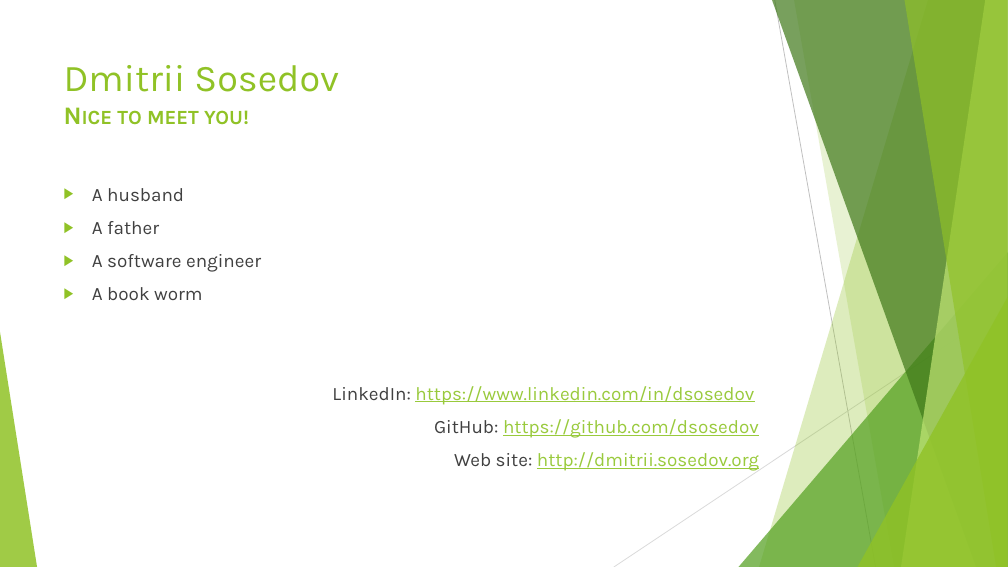
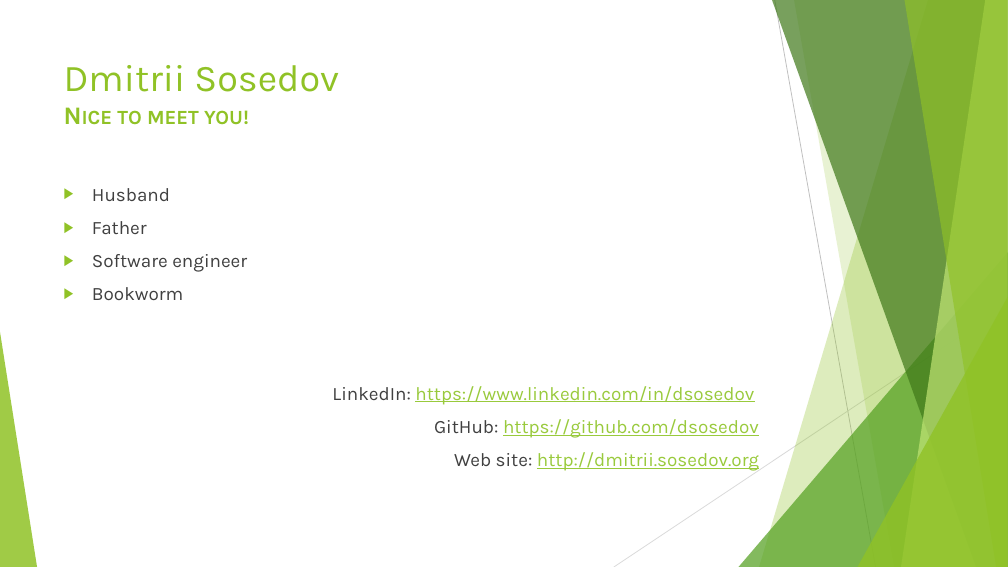
Before and after one commit to dsosedov/event-driven-arch-demo, a slide deck: slide 2 of doc/deck.pptx. Drawn at 1008x567 pixels with LibreOffice and Linux fonts; fonts in the diff are those of the drawing. Boxes give left, top, right and bottom in pixels: in the first picture for what was removed or moved away, otherwise in the second. Text is boxed around its words. In the diff, an @@ line names an element or a change of style, - is before the commit and + after.

```diff
--- a/doc/deck.pptx
+++ b/doc/deck.pptx
@@ text at (92,188,247,300): text changed @@
-▶ A husband
-▶ A father
-▶ A software engineer
-▶ A book worm
+▶ Husband
+▶ Father
+▶ Software engineer
+▶ Bookworm
```
Also in this commit, not shown: 1 other slide changed, 1 other file.
